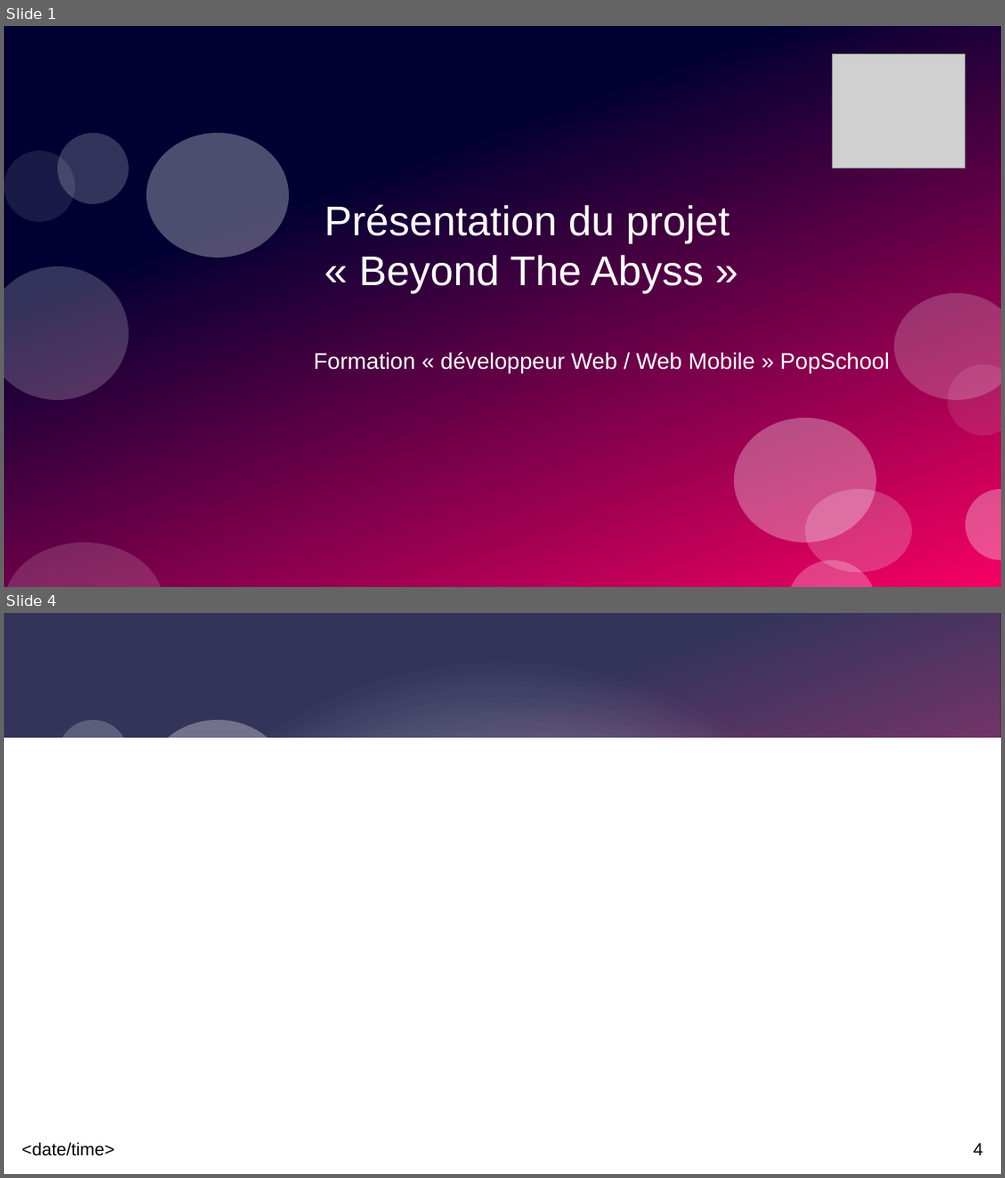
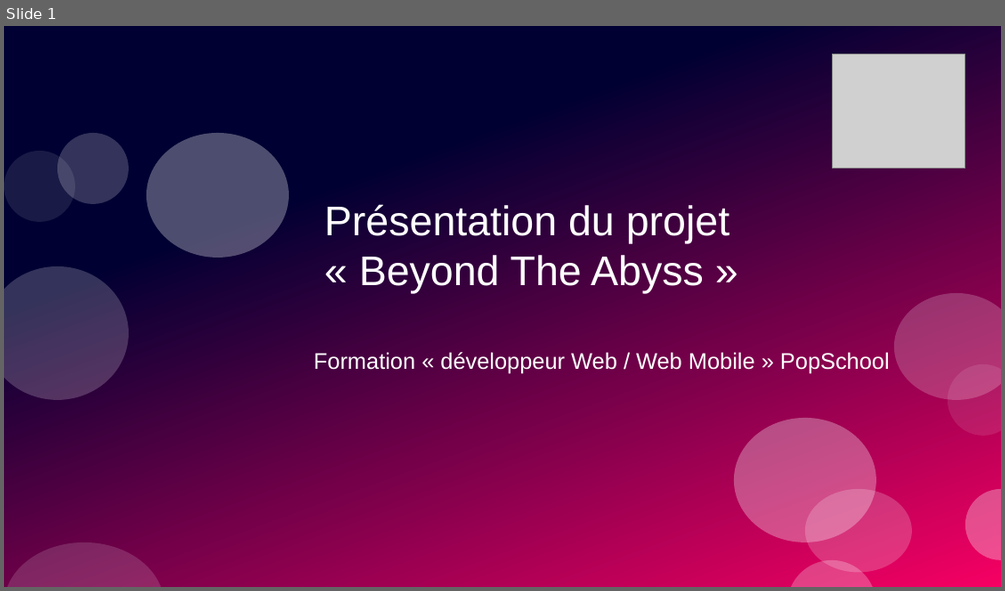
Before and after one commit to Khrystophe/Beyond-The-Abyss, a slide deck: Rapport/presentation.odp. Shown one above the other, each under a label of ours: slides 1 and 4 before the commit, slide 1 after it; the slides between them are not shown. The pictures are 1005x1178 and 1005x591 pixels, drawn with LibreOffice and Linux fonts; fonts in the diff are those of the drawing; grey boxes stand for pictures. Boxes give left, top, right and bottom in pixels: in the first picture for what was removed or moved away, otherwise in the second. Text is boxed around its words. In the diff, an @@ line names an element or a change of style, - is before the commit and + after.

```diff
--- a/Rapport/presentation.odp
+++ b/Rapport/presentation.odp
@@ slide 4 removed at (x1=4, y1=613, x2=1001, y2=1174), background #FFFFFF; not listed: 4 template elements that a slide beside it also shows @@
@@ rectangle removed at (x1=4, y1=613, x2=1001, y2=1174) @@
@@ rectangle removed at (x1=4, y1=738, x2=1001, y2=1174) @@
@@ ellipse removed at (x1=147, y1=720, x2=289, y2=844) @@
@@ text removed at (x1=22, y1=1142, x2=114, y2=1156) @@
-<date/time>
@@ page number removed at (x1=973, y1=1143, x2=983, y2=1155) @@
-4
```
Also in this commit, not shown: 43 slides added, 2 other slides removed.
